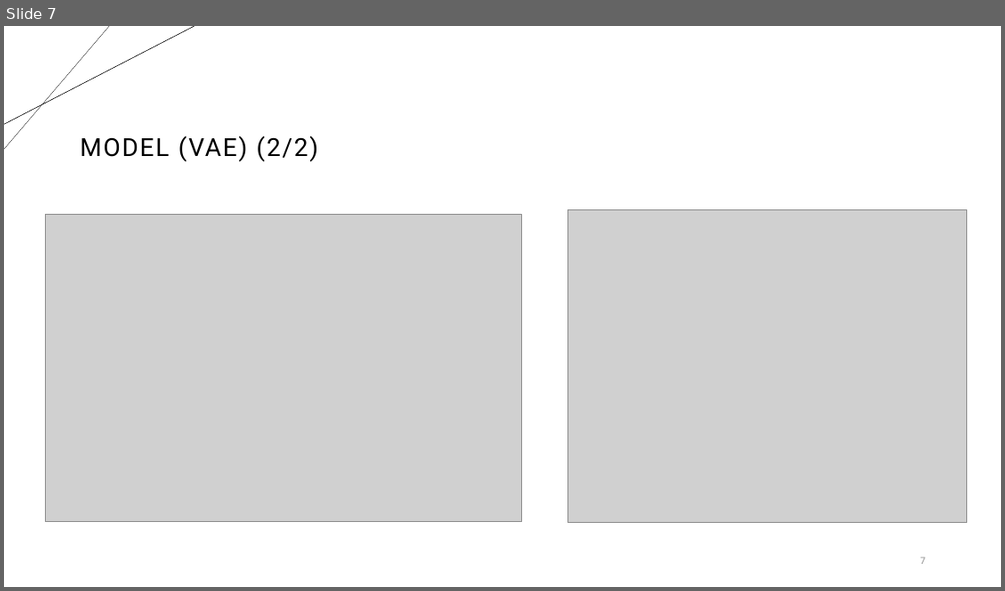
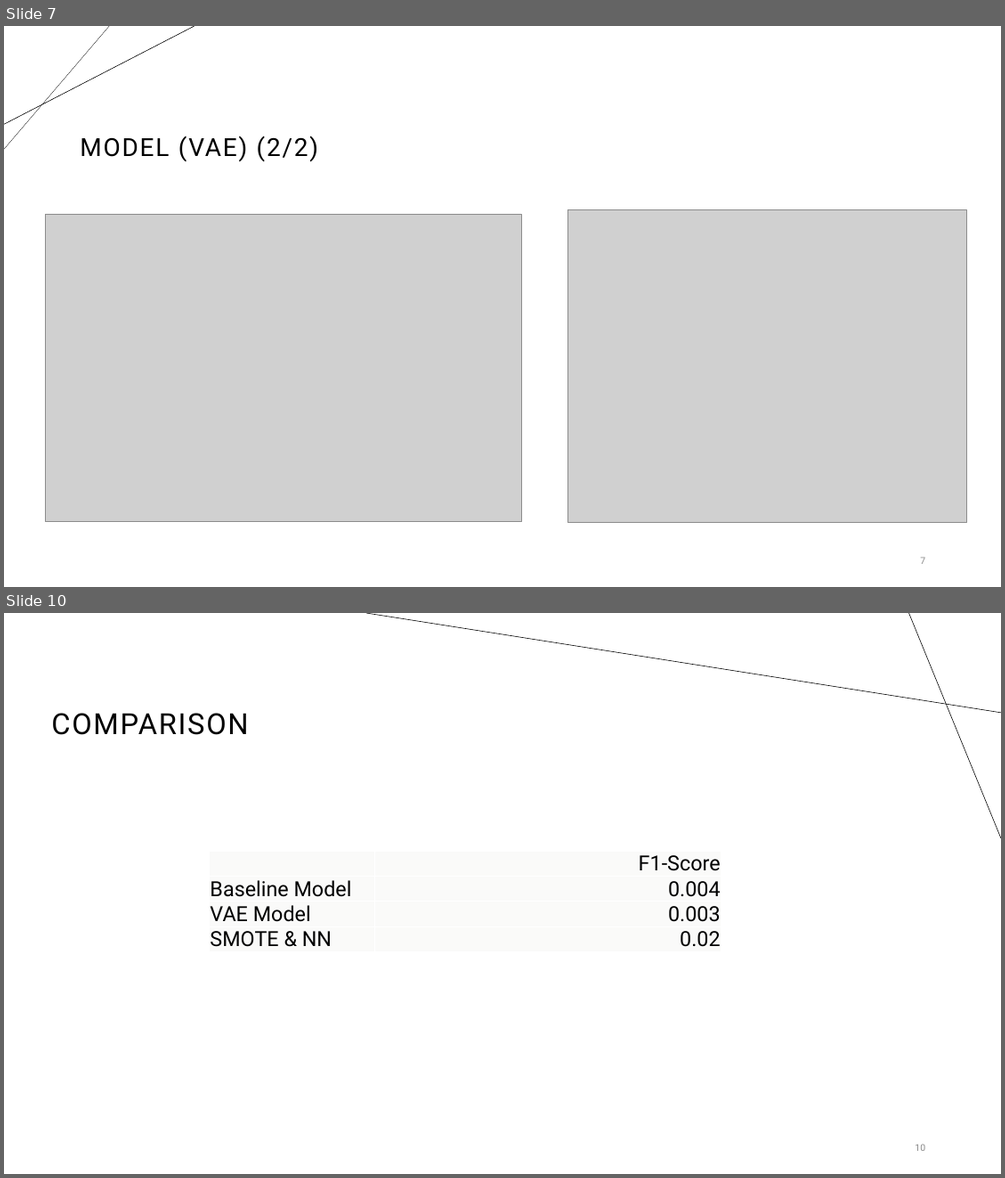
Before and after one commit to mubashar856/Simbox-Traffic-ByPass-Detection, a slide deck: 4_Presentation/SimBox_Traffic_Bypass_(Telecom)_Fraud_Detection.pptx. Shown one above the other, each under a label of ours: slide 7 before the commit, slides 7 and 10 after it; the slides between them are not shown. The pictures are 1005x591 and 1005x1178 pixels, drawn with LibreOffice and Linux fonts; fonts in the diff are those of the drawing; grey boxes stand for pictures. Boxes give left, top, right and bottom in pixels: in the first picture for what was removed or moved away, otherwise in the second. Text is boxed around its words. In the diff, an @@ line names an element or a change of style, - is before the commit and + after.

```diff
--- a/4_Presentation/SimBox_Traffic_Bypass_(Telecom)_Fraud_Detection.pptx
+++ b/4_Presentation/SimBox_Traffic_Bypass_(Telecom)_Fraud_Detection.pptx
@@ slide 10 added at (4,613,1001,1174), background #FFFFFF @@
@@ line added from (1001, 713) to (366, 613), #000000 0.5 pt @@
@@ line added from (909, 613) to (1001, 838), #000000 0.5 pt @@
@@ title added at (51,713,248,735), 28 pt, text #000000 @@
+COMPARISON
@@ table added at (210,851,721,953), 4 rows, 2 columns @@
+ | F1-Score
+Baseline Model | 0.004
+VAE Model | 0.003
+SMOTE & NN | 0.02
@@ page number added at (914,1143,925,1151), 9 pt, text #8C8C8C @@
+10
```
Also in this commit, not shown: 2 slides changed, 2 other slides added.
